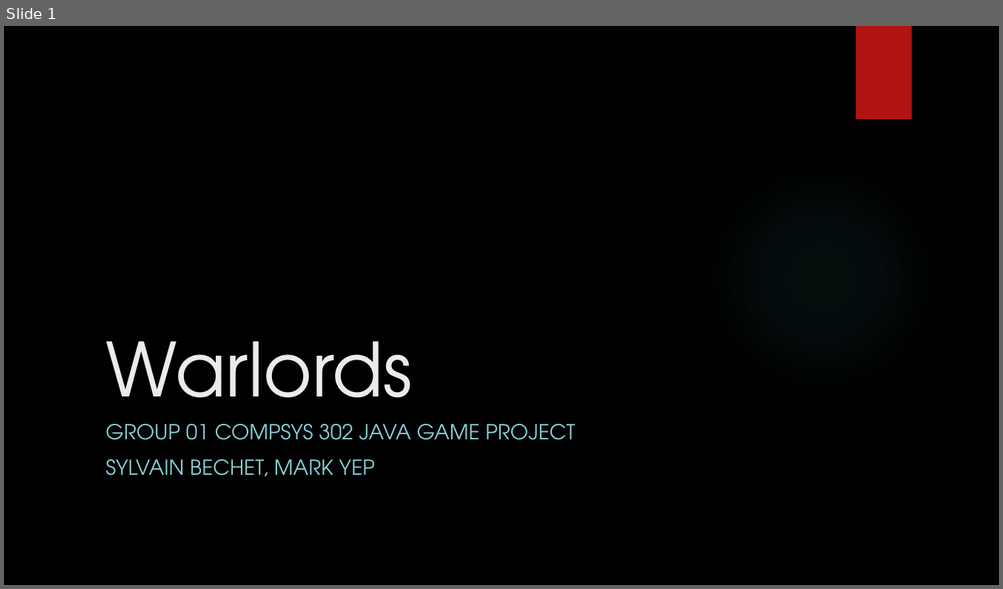
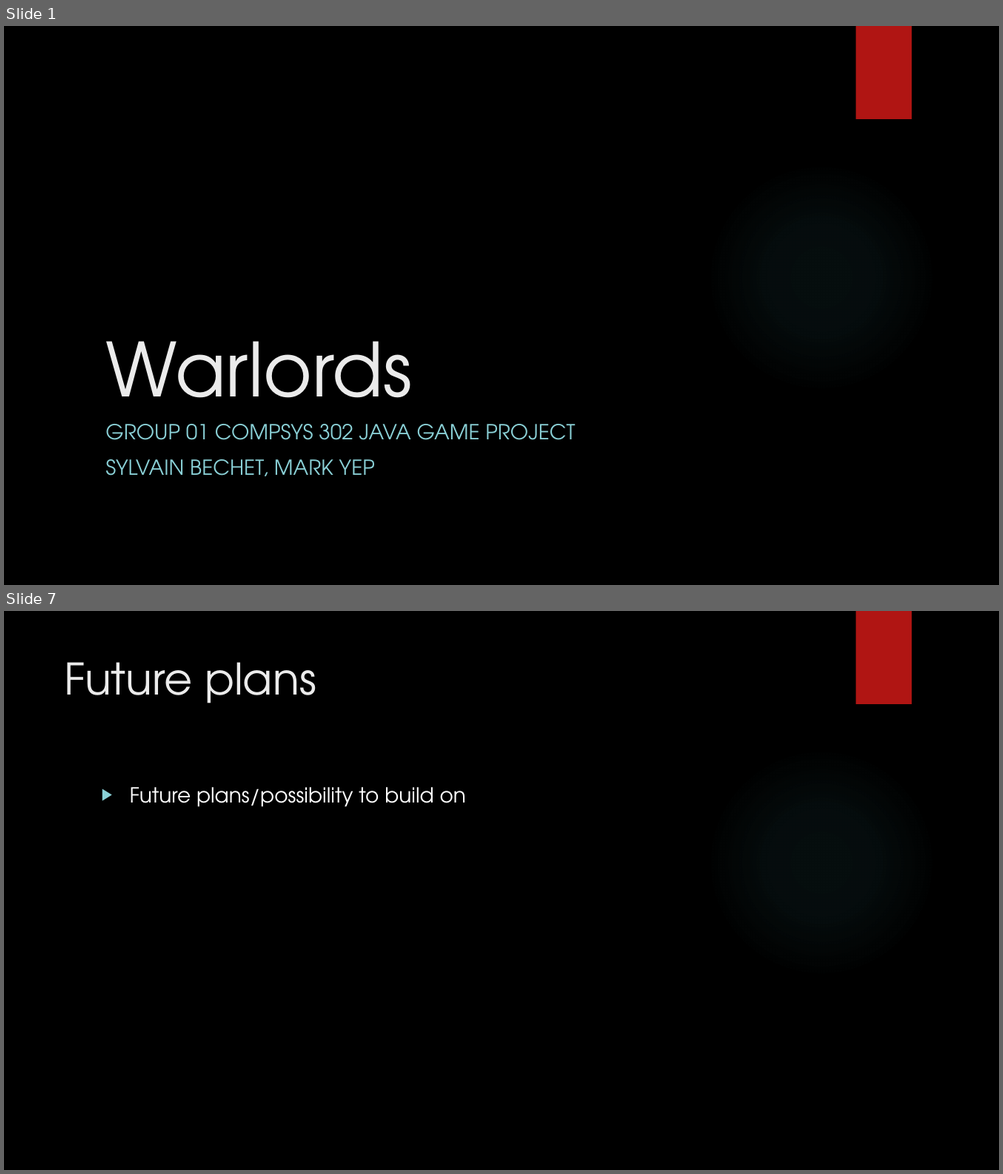
Before and after one commit to nz-Mark-Y/JavaGameProject, a slide deck: Group 01 Final Submission Presentation.pptx. Shown one above the other, each under a label of ours: slide 1 before the commit, slides 1 and 7 after it; the slides between them are not shown. The pictures are 1003x589 and 1003x1174 pixels, drawn with LibreOffice and Linux fonts; fonts in the diff are those of the drawing; background and template pictures are left out. Boxes give left, top, right and bottom in pixels: in the first picture for what was removed or moved away, otherwise in the second. Text is boxed around its words. In the diff, an @@ line names an element or a change of style, - is before the commit and + after.

```diff
--- a/Group 01 Final Submission Presentation.pptx
+++ b/Group 01 Final Submission Presentation.pptx
@@ slide 7 added at [4,611,999,1170], background picture (left out); not listed: 2 template elements that a slide beside it also shows @@
@@ title added at [64,662,316,703], 42 pt, text #EBEBEB @@
+Future plans
@@ text added at [130,787,466,807], 20 pt, text #FFFFFF @@
+▶ Future plans/possibility to build on
```
Also in this commit, not shown: 5 other slides added, 1 slide removed.
